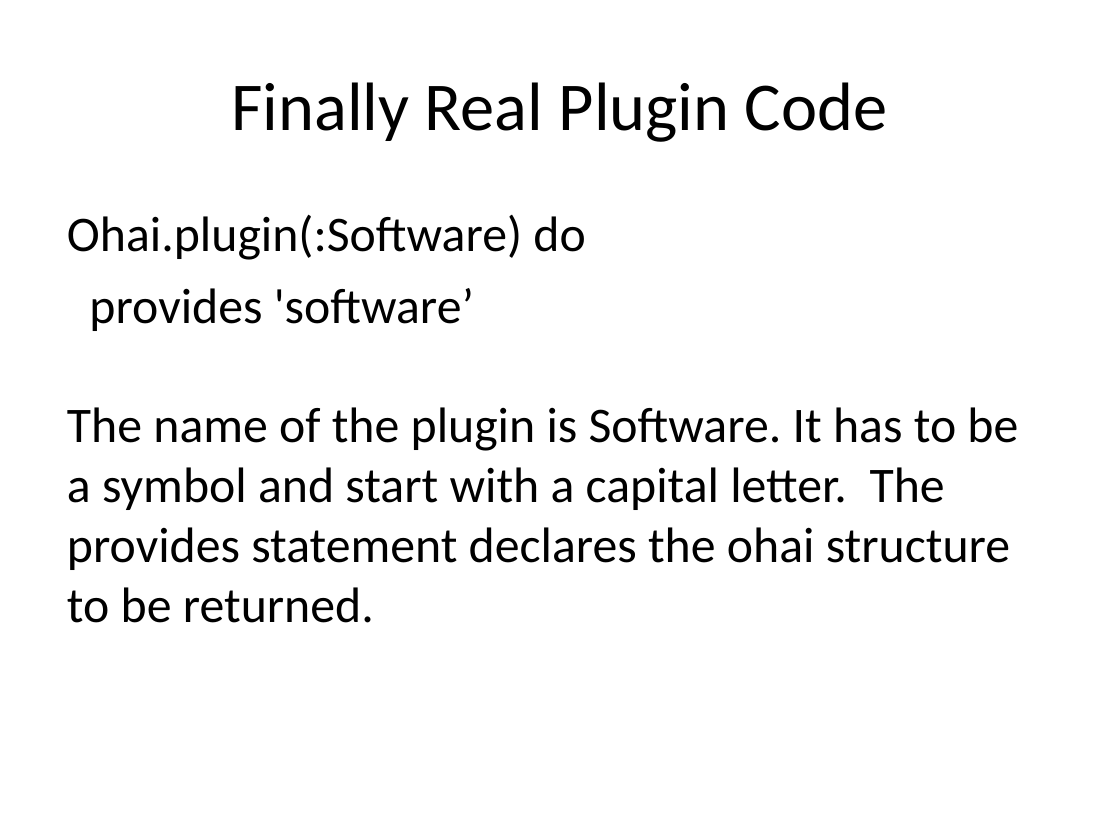
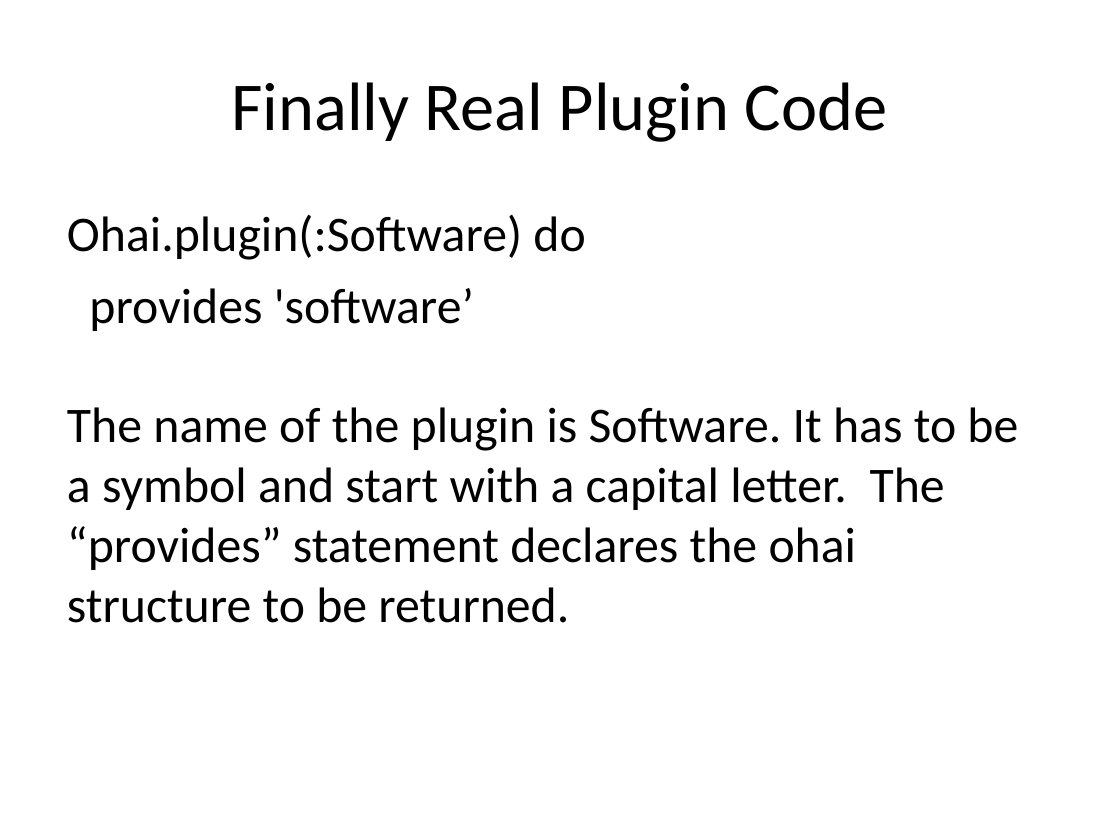
Before and after one commit to MarkGibbons/ohai_tdd, a slide deck: slide 18 of ohai_tdd.ppt (slide 17 before the commit). Drawn at 1120x840 pixels with LibreOffice and Linux fonts; fonts in the diff are those of the drawing. Boxes give left, top, right and bottom in pixels: in the first picture for what was removed or moved away, otherwise in the second. Text is boxed around its words. In the diff, an @@ line names an element or a change of style, - is before the commit and + after.

```diff
--- a/ohai_tdd.ppt
+++ b/ohai_tdd.ppt
@@ text at (67,288,1018,623): text changed @@
-provides 'software’
-The name of the plugin is Software. It has to be a symbol and start with a capital letter. The provides statement declares the ohai structure to be returned.
+provides 'software’
+The name of the plugin is Software. It has to be a symbol and start with a capital letter. The “provides” statement declares the ohai structure to be returned.
```
Also in this commit, not shown: 6 other slides changed, 1 slide added.
